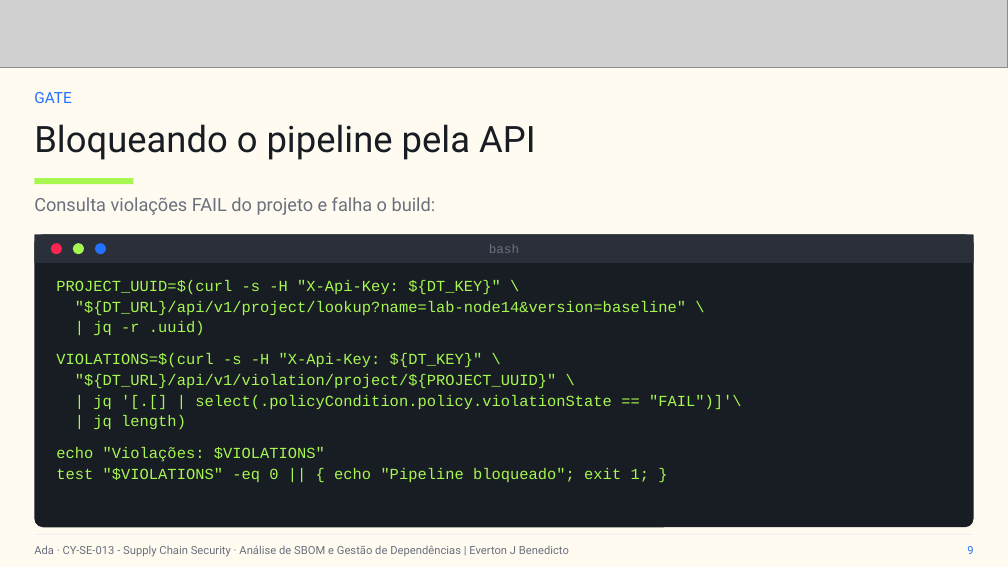
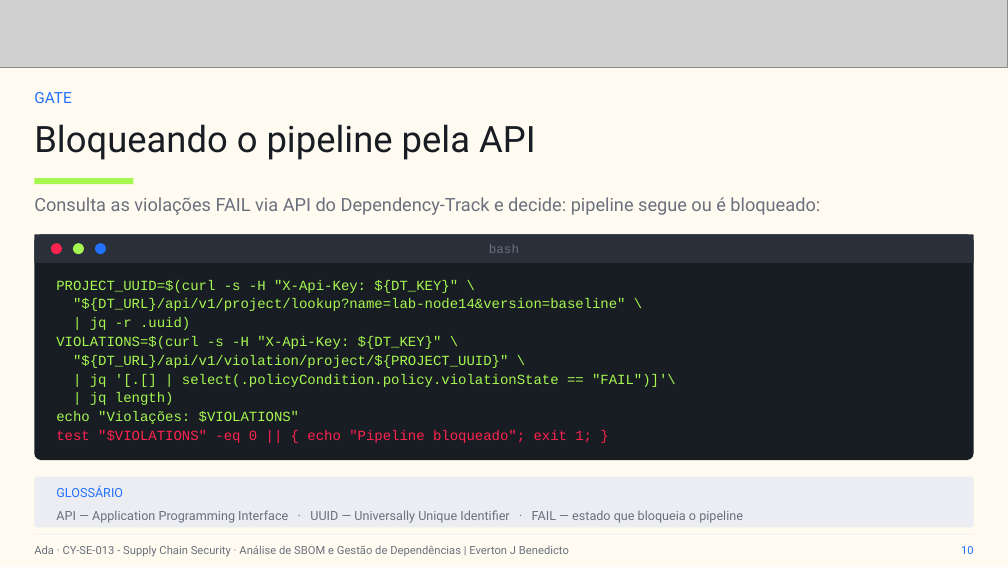
Before and after one commit to everton-dev/AdaTech.Aulas, a slide deck: slide 10 of CY-SE-013 - Supply Chain Security/slides/Aula_05_Analise_de_SBOM_e_Gestao_de_Dependencias.pptx (slide 9 before the commit). Drawn at 1008x567 pixels with LibreOffice and Linux fonts; fonts in the diff are those of the drawing; grey boxes stand for pictures. Boxes give left, top, right and bottom in pixels: in the first picture for what was removed or moved away, otherwise in the second. Text is boxed around its words. In the diff, an @@ line names an element or a change of style, - is before the commit and + after.

```diff
--- a/CY-SE-013 - Supply Chain Security/slides/Aula_05_Analise_de_SBOM_e_Gestao_de_Dependencias.pptx
+++ b/CY-SE-013 - Supply Chain Security/slides/Aula_05_Analise_de_SBOM_e_Gestao_de_Dependencias.pptx
@@ text at (34,197,820,215): text changed @@
-Consulta violações FAIL do projeto e falha o build:
+Consulta as violações FAIL via API do Dependency-Track e decide: pipeline segue ou é bloqueado:
@@ rounded rectangle: place and size @@
-rounded rectangle at (34,235,974,528)
+rounded rectangle at (34,235,974,461)
@@ text "PROJECT_UUID=$(curl -s -H "X-Api-Key: ${DT_KEY}" ..." at (56,280,676,443): size 11 to 10 pt; text colour #A6F750 to #FF234F in "test "$VIOLATIONS" -eq 0 || { echo ..." @@
@@ rounded rectangle added at (34,477,974,527), fill #ECEDF3 @@
@@ text added at (56,486,123,497), 9 pt, text #2371FF @@
+GLOSSÁRIO
@@ text added at (56,510,743,523), 9 pt, text #6A707D @@
+API — Application Programming Interface · UUID — Universally Unique Identifier · FAIL — estado que bloqueia o pipeline
@@ text at (961,546,974,554): text changed @@
-9
+10
```
Also in this commit, not shown: 9 other slides changed, 3 slides added, 10 other files.
